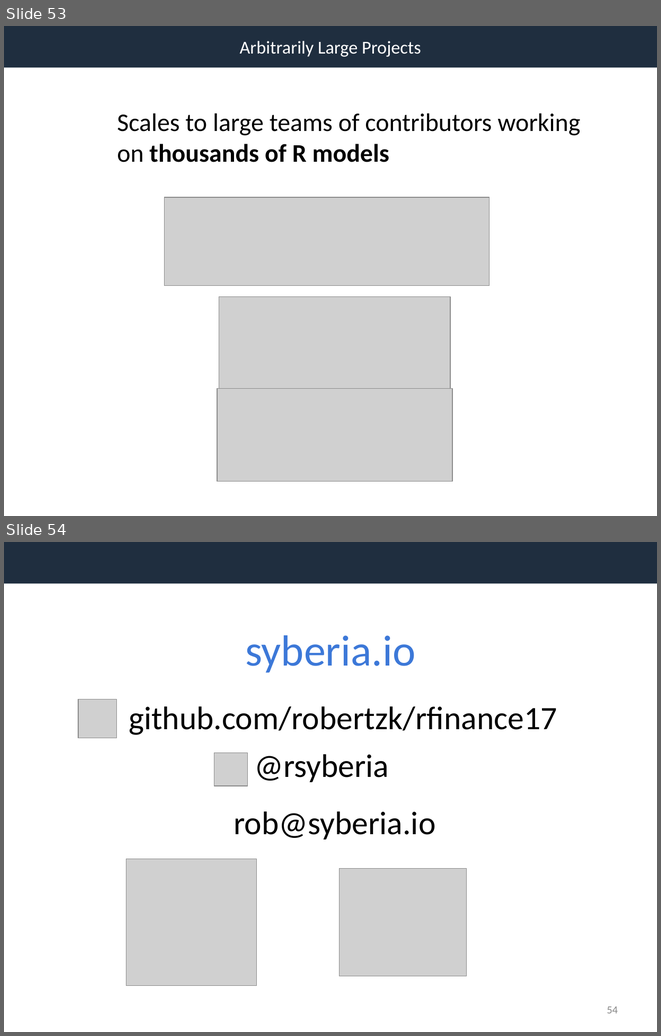
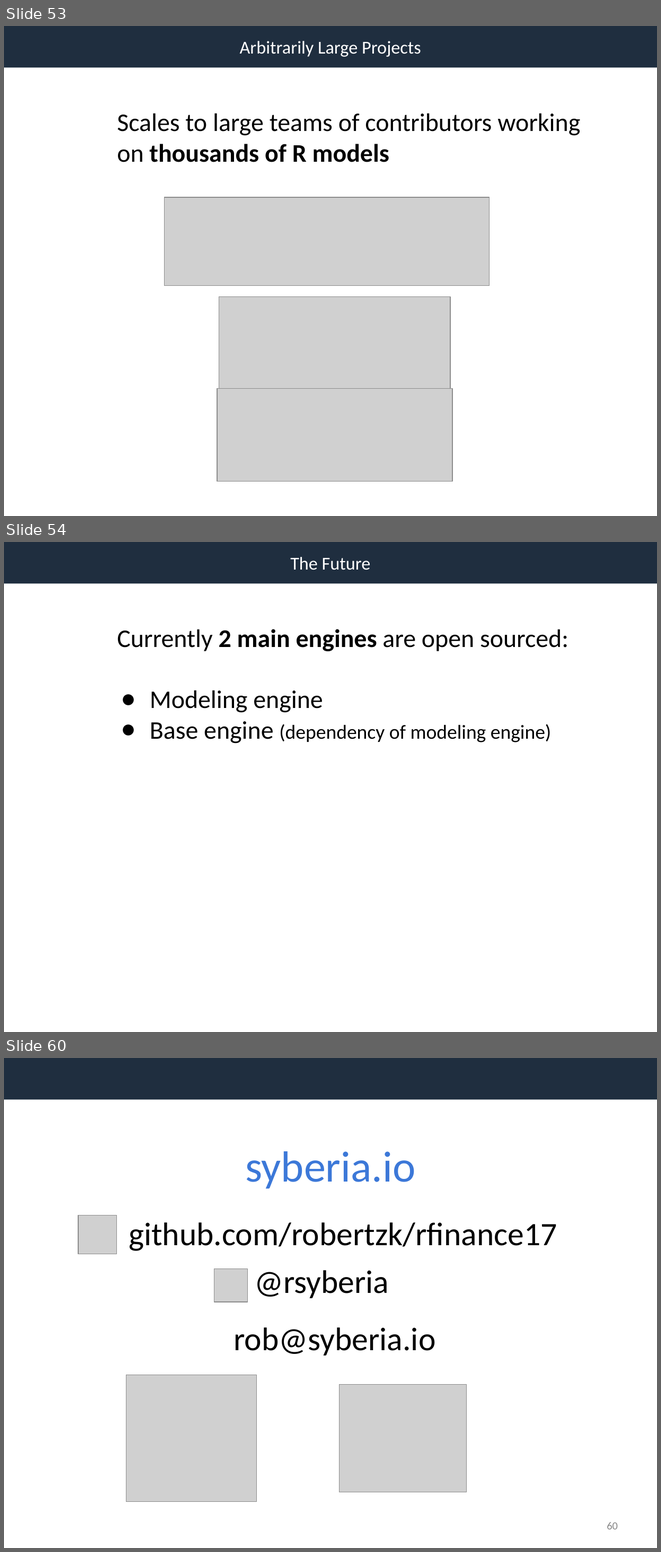
Before and after one commit to robertzk/rfinance17, a slide deck: syberia_slides.pptx. Shown one above the other, each under a label of ours: slides 53 and 54 before the commit, slides 53, 54 and 60 after it; the slides between them are not shown. The pictures are 661x1036 and 661x1552 pixels, drawn with LibreOffice and Linux fonts; fonts in the diff are those of the drawing; grey boxes stand for pictures. Boxes give left, top, right and bottom in pixels: in the first picture for what was removed or moved away, otherwise in the second. Text is boxed around its words. In the diff, an @@ line names an element or a change of style, - is before the commit and + after.

```diff
--- a/syberia_slides.pptx
+++ b/syberia_slides.pptx
@@ slide 54 added at bbox=[4, 542, 657, 1032], background #FFFFFF; not listed: 1 template element that a slide beside it also shows @@
@@ text added at bbox=[290, 557, 371, 570], 20 pt, text #FFFFFF @@
+The Future
@@ text added at bbox=[117, 629, 568, 743], 28 pt, text #000000 @@
+Currently 2 main engines are open sourced:
+● Modeling engine
+● Base engine (dependency of modeling engine)
@@ what was slide 54 is now slide 60 @@
@@ page number at bbox=[607, 1522, 618, 1529]: text changed @@
-54
+60
```
Also in this commit, not shown: 5 other slides added, 1 other file.
